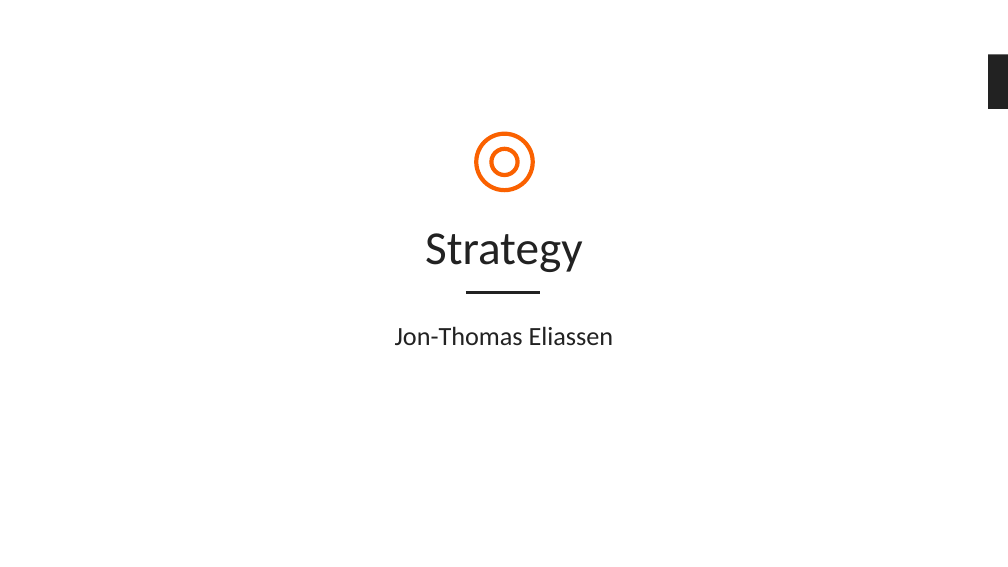
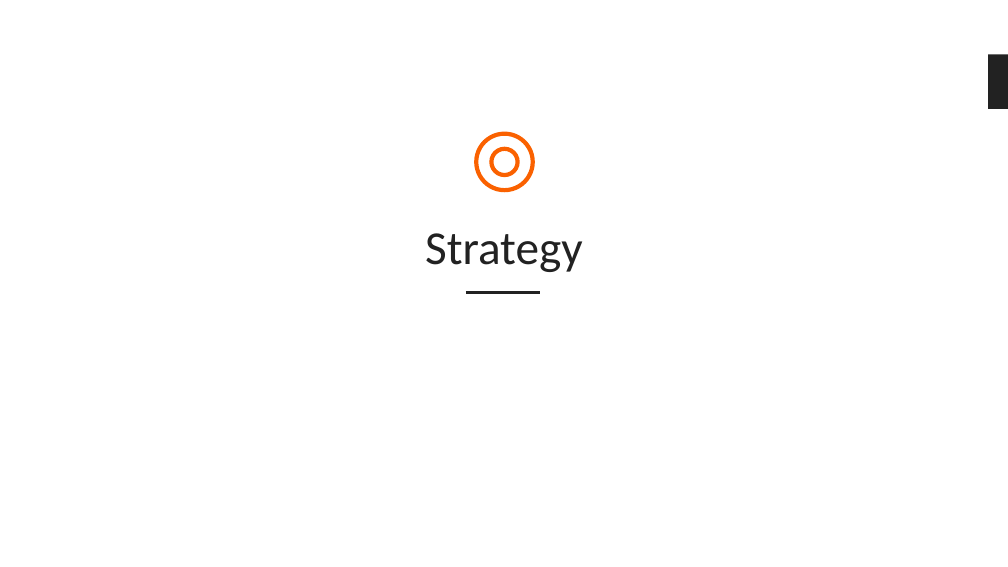
Before and after one commit to bouvet/VisitorAndStrategyPattern, a slide deck: slide 6 of Presentasjon.pptx. Drawn at 1008x567 pixels with LibreOffice and Linux fonts; fonts in the diff are those of the drawing; background and template pictures are left out. Boxes give left, top, right and bottom in pixels: in the first picture for what was removed or moved away, otherwise in the second. Text is boxed around its words. In the diff, an @@ line names an element or a change of style, - is before the commit and + after.

```diff
--- a/Presentasjon.pptx
+++ b/Presentasjon.pptx
@@ subtitle removed at box(395, 326, 614, 345) @@
-Jon-Thomas Eliassen
```
Also in this commit, not shown: 4 other slides changed.
